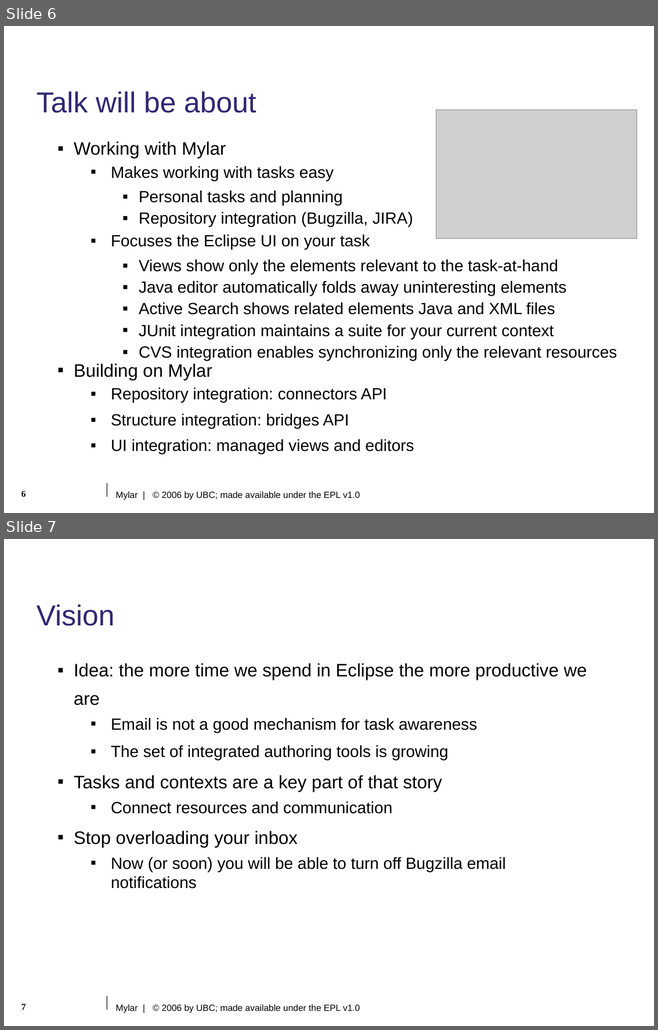
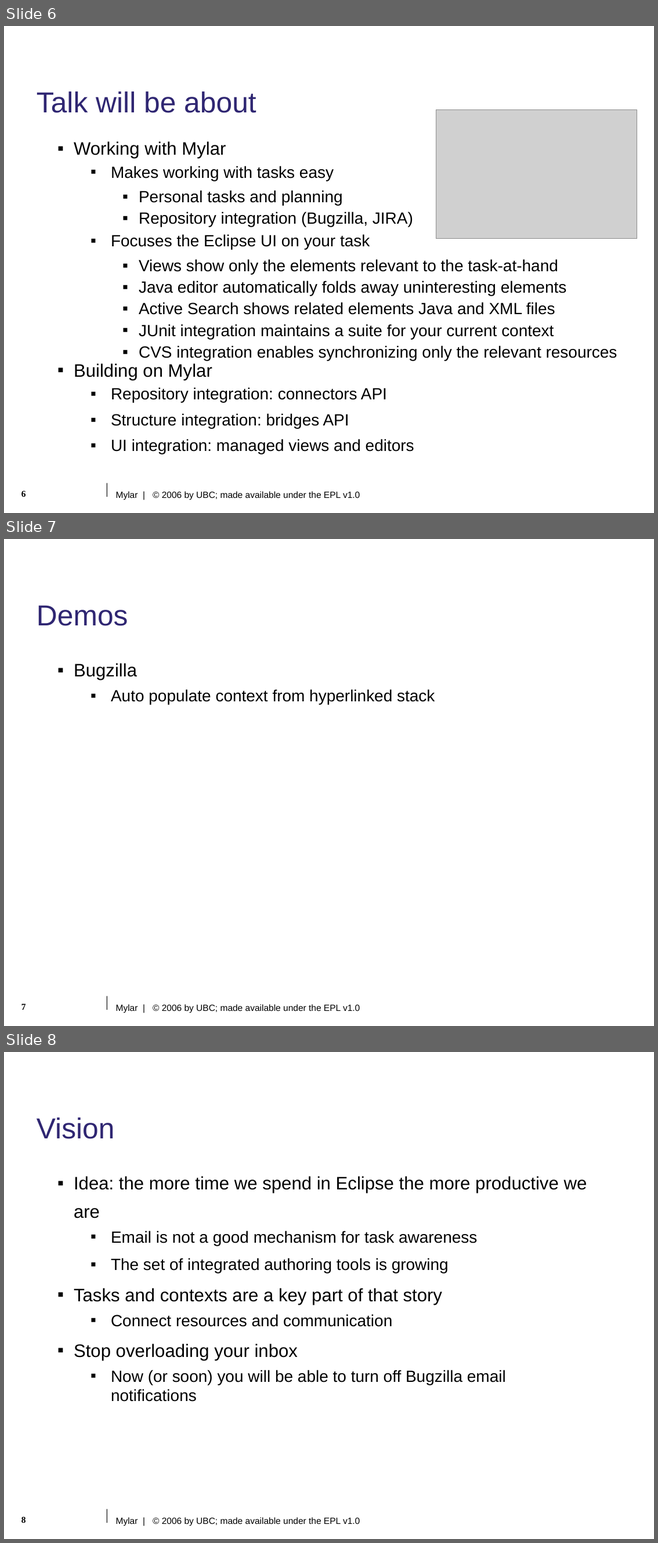
Before and after one commit to eclipse-mylyn/mylyn-website, a slide deck: publications/2006-03-mylar-eclipsecon.ppt. Shown one above the other, each under a label of ours: slides 6 and 7 before the commit, slides 6, 7 and 8 after it. The pictures are 658x1030 and 658x1543 pixels, drawn with LibreOffice and Linux fonts; fonts in the diff are those of the drawing; grey boxes stand for pictures; background and template pictures are left out. Boxes give left, top, right and bottom in pixels: in the first picture for what was removed or moved away, otherwise in the second. Text is boxed around its words. In the diff, an @@ line names an element or a change of style, - is before the commit and + after.

```diff
--- a/publications/2006-03-mylar-eclipsecon.ppt
+++ b/publications/2006-03-mylar-eclipsecon.ppt
@@ slide 7 added at <box>4,539,654,1026</box>, background #FFFFFF; not listed: 2 template elements that a slide beside it also shows @@
@@ title added at <box>36,605,128,626</box>, 32 pt, text #2F2672 @@
+Demos
@@ text added at <box>74,663,434,704</box>, 18 pt, text #000000 @@
+▪ Bugzilla
+  ▪ Auto populate context from hyperlinked stack
@@ page number added at <box>21,1004,26,1010</box>, 10 pt, text #000000, bold @@
+7
@@ what was slide 7 is now slide 8 @@
@@ page number at <box>21,1517,26,1523</box>: text changed @@
-7
+8
```
Also in this commit, not shown: 1 other slide added.
